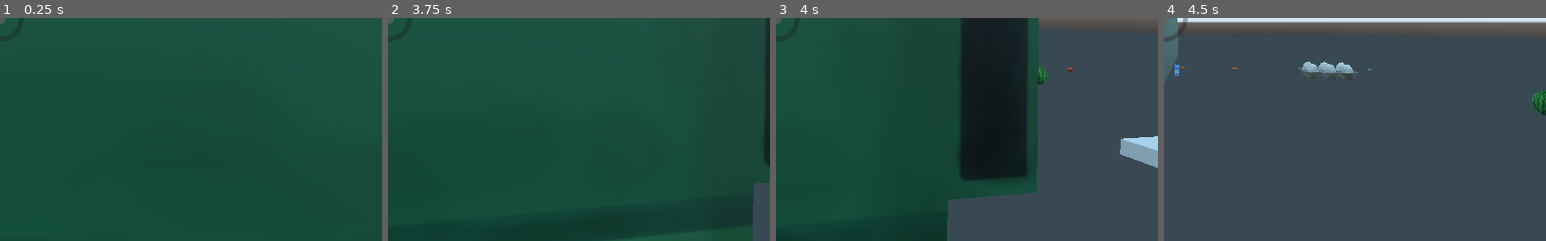
Above: before the commit, frames 1-4 (left to right).
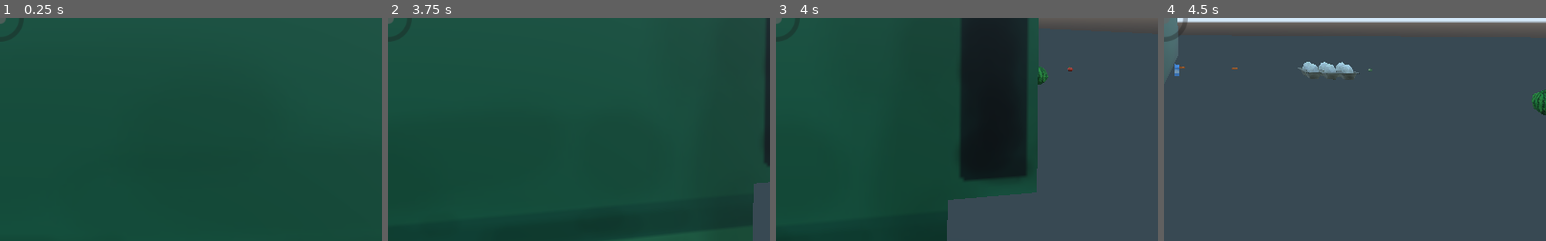
Above: after the commit, the same moments.

Repository: AlixBarreaux/game-jam
Game: Godot game, scene res://Main.tscn
Same seed, same stepped clock (60 frames per second), same inputs: the game is played once before the commit and once after it.
Inputs (mouse positions are % of the whole screen's width and height, from its top left):
- Up to frame 1 (0.25 s): no input
- Up to frame 2 (3.75 s): tap Enter at 0.5, 2.75 s; move the mouse to (55, 50) at 0.52 s; hold Z (move_forward) from 0.53 s (still down); tap E (interact) at 0.6, 1.55, 2.1, 2.85 s; move the mouse to (45, 50) at 1.27 s; tap Space (drop_item) at 1.35, 2, 3.5, 3.6 s; move the mouse to (52, 48) at 2.02 s; move the mouse to (49, 52) at 2.77 s; move the mouse to (57, 51) at 3.52 s
- Up to frame 3 (4 s): keep holding Z (move_forward); tap E (interact) at 3.8 s
- Up to frame 4 (4.5 s): keep holding Z (move_forward); move the mouse to (42, 49) at 4.27 s; tap E (interact) at 4.35 s
The pictures show only the part of the screen within x 50-100%, y 50-100%; the shares and areas given below are measured in that part.

Frames 1-2 are identical in both runs. In frame 3, 1.0% of the frame differs, in the area x 90-100%, y 52-68%; in frame 4, nothing differs.
Error before the commit: Assertion failed. (res://Interactables/storage.gd:22)

Commit message:
create the banana storage

Diff:
--- a/Interactables/Storage.tscn
+++ /dev/null
@@ -1,34 +0,0 @@
-[gd_scene load_steps=5 format=2]
-
-[ext_resource path="res://Interactables/Zones/Interactable_Zone.tscn" type="PackedScene" id=1]
-[ext_resource path="res://Interactables/storage.gd" type="Script" id=2]
-
-[sub_resource type="BoxShape" id=1]
-extents = Vector3( 0.523199, 0.28636, 0.591734 )
-
-[sub_resource type="CubeMesh" id=2]
-
-[node name="Storage" type="StaticBody"]
-collision_mask = 9
-script = ExtResource( 2 )
-
-[node name="CollisionShape" type="CollisionShape" parent="."]
-transform = Transform( 1, 0, 0, 0, 1, 0, 0, 0, 1, 0, 0.181709, 0 )
-shape = SubResource( 1 )
-
-[node name="MeshInstance" type="MeshInstance" parent="."]
-transform = Transform( 0.5, 0, 0, 0, 0.1, 0, 0, 0, 0.49, 0, 0, 0 )
-mesh = SubResource( 2 )
-material/0 = null
-
-[node name="InteractZone" parent="." instance=ExtResource( 1 )]
-collision_layer = 4
-collision_mask = 1
-
-[node name="CollisionShape" type="CollisionShape" parent="InteractZone"]
-transform = Transform( 1, 0, 0, 0, 1, 0, 0, 0, 1, 0, 0.181709, 0 )
-shape = SubResource( 1 )
-
-[node name="ItemSpot" type="Position3D" parent="."]
-transform = Transform( 1, 0, 0, 0, 1, 0, 0, 0, 1, 0, 0.1, 0 )
-[connection signal="interaction_received" from="InteractZone" to="." method="_on_InteractZone_interaction_received"]
--- /dev/null
+++ b/Interactables/Storages/Banana/StorageBanana.tscn
@@ -0,0 +1,8 @@
+[gd_scene load_steps=3 format=2]
+
+[ext_resource path="res://Interactables/Storages/Base/Storage.tscn" type="PackedScene" id=1]
+[ext_resource path="res://Interactables/Items/Banana/ItemBanana.tscn" type="PackedScene" id=2]
+
+[node name="StorageBanana" instance=ExtResource( 1 )]
+accepted_item_id = 1
+item_model_resource = ExtResource( 2 )
--- /dev/null
+++ b/Interactables/Storages/Base/Storage.tscn
@@ -0,0 +1,20 @@
+[gd_scene load_steps=4 format=2]
+
+[ext_resource path="res://Interactables/Zones/Interactable_Zone.tscn" type="PackedScene" id=1]
+[ext_resource path="res://Interactables/Storages/Base/storage.gd" type="Script" id=2]
+
+[sub_resource type="BoxShape" id=1]
+extents = Vector3( 0.25, 0.25, 0.25 )
+
+[node name="Storage" type="Spatial"]
+script = ExtResource( 2 )
+
+[node name="InteractZone" parent="." instance=ExtResource( 1 )]
+collision_layer = 4
+collision_mask = 1
+
+[node name="CollisionShape" type="CollisionShape" parent="InteractZone"]
+shape = SubResource( 1 )
+
+[node name="ItemSpot" type="Position3D" parent="."]
+[connection signal="interaction_received" from="InteractZone" to="." method="_on_InteractZone_interaction_received"]
--- a/Interactables/storage.gd
+++ b/Interactables/Storages/Base/storage.gd
@@ -1,4 +1,4 @@
-extends StaticBody
+extends Spatial
 
 class_name Storage
 
@@ -29,7 +29,7 @@
 
 
 func _on_InteractZone_interaction_received() -> void:
-	print("Someone wants to put an item in my ass: ", self.name)
+	print("Someone wants to put an item in me: ", self.name)
 	print(PlayerItemList.carried_items_ids)
 
 	var item_to_remove_index : int = -1
--- a/World.tscn
+++ b/World.tscn
@@ -10,7 +10,7 @@
 [ext_resource path="res://Interactables/Items/Potato/ItemPotato.tscn" type="PackedScene" id=8]
 [ext_resource path="res://Interactables/Items/Watermelon/ItemWatermelon.tscn" type="PackedScene" id=9]
 [ext_resource path="res://Interactables/Items/Tomato/ItemTomato.tscn" type="PackedScene" id=10]
-[ext_resource path="res://Interactables/Storage.tscn" type="PackedScene" id=11]
+[ext_resource path="res://Interactables/Storages/Banana/StorageBanana.tscn" type="PackedScene" id=12]
 
 [sub_resource type="SpatialMaterial" id=1]
 albedo_color = Color( 0.345098, 0.345098, 0.345098, 1 )
@@ -22,8 +22,8 @@
 
 [node name="World" type="Spatial"]
 
-[node name="Storage" parent="." instance=ExtResource( 11 )]
-transform = Transform( 1, 0, 0, 0, 1, 0, 0, 0, 1, 3.83335, 0, 0 )
+[node name="StorageBanana" parent="." instance=ExtResource( 12 )]
+transform = Transform( 1, 0, 0, 0, 1, 0, 0, 0, 1, 5, 0, 0 )
 
 [node name="Player" parent="." instance=ExtResource( 1 )]
 
--- a/project.godot
+++ b/project.godot
@@ -34,10 +34,10 @@
 "language": "GDScript",
 "path": "res://Player/player.gd"
 }, {
-"base": "StaticBody",
+"base": "Spatial",
 "class": "Storage",
 "language": "GDScript",
-"path": "res://Interactables/storage.gd"
+"path": "res://Interactables/Storages/Base/storage.gd"
 } ]
 _global_script_class_icons={
 "Dumpster": "",
